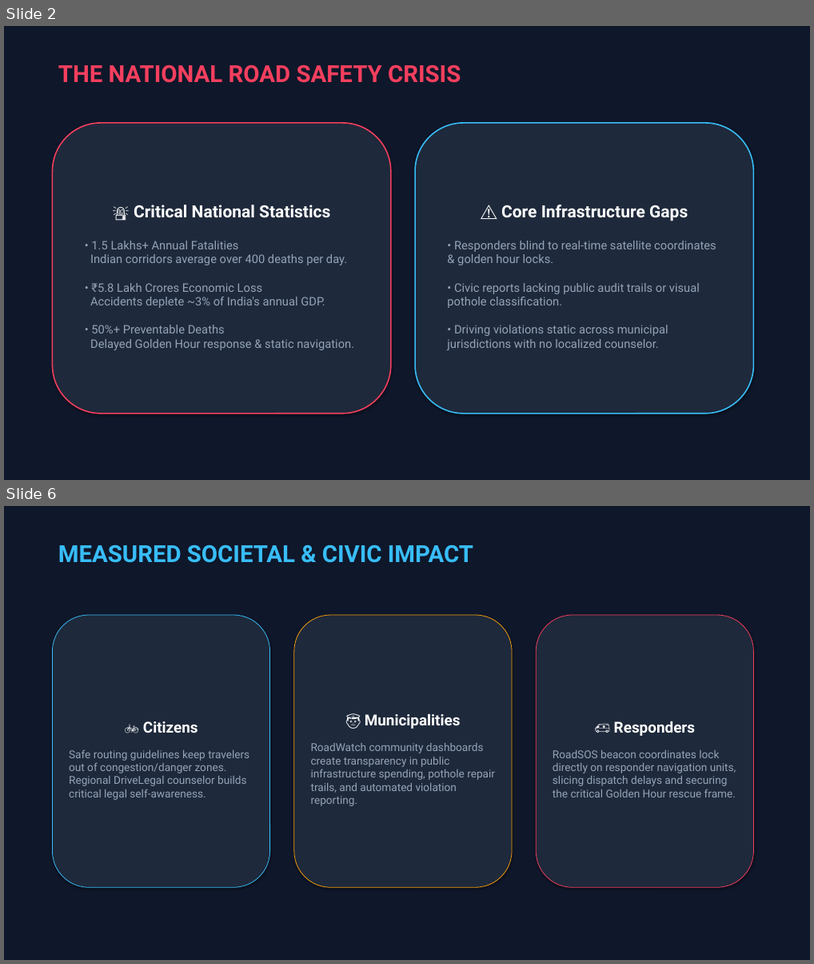
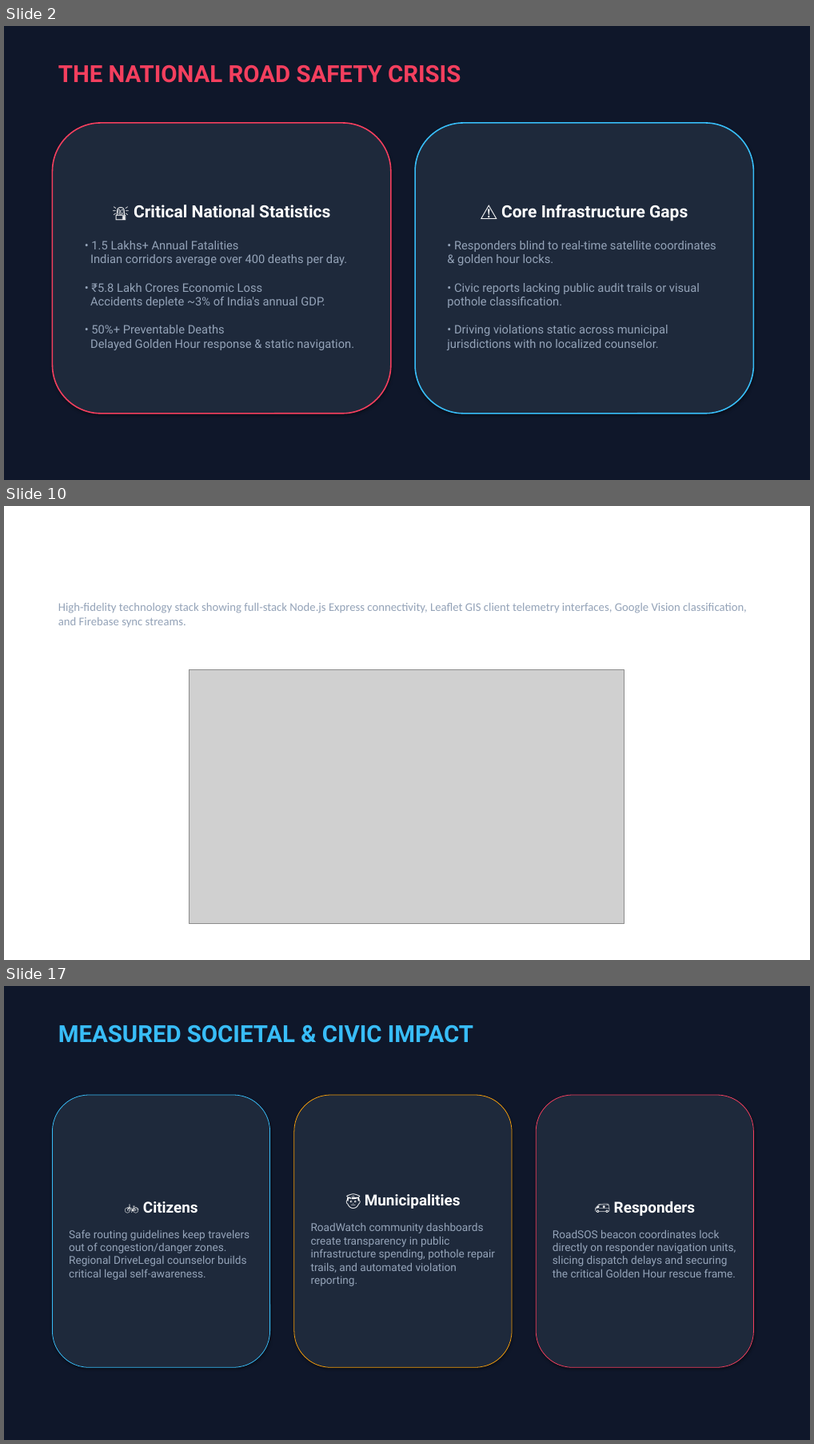
Before and after one commit to Ajayrathod04/RaastaSense, a slide deck: RaastaSense_Hackathon_Presentation.pptx. Shown one above the other, each under a label of ours: slides 2 and 6 before the commit, slides 2, 10 and 17 after it; the slides between them are not shown. The pictures are 814x964 and 814x1444 pixels, drawn with LibreOffice and Linux fonts; fonts in the diff are those of the drawing; grey boxes stand for pictures. Boxes give left, top, right and bottom in pixels: in the first picture for what was removed or moved away, otherwise in the second. Text is boxed around its words. In the diff, an @@ line names an element or a change of style, - is before the commit and + after.

```diff
--- a/RaastaSense_Hackathon_Presentation.pptx
+++ b/RaastaSense_Hackathon_Presentation.pptx
@@ slide 10 added at <box>4,506,810,960</box>, background #FFFFFF @@
@@ text added at <box>58,603,747,627</box>, 14 pt, text #94A3B8 @@
+High-fidelity technology stack showing full-stack Node.js Express connectivity, Leaflet GIS client telemetry interfaces, Google Vision classification, and Firebase sync streams.
@@ picture added at <box>189,669,625,924</box> @@
@@ what was slide 6 is now slide 17 @@
```
Also in this commit, not shown: 3 slides changed, 10 other slides added, 9 other files.
